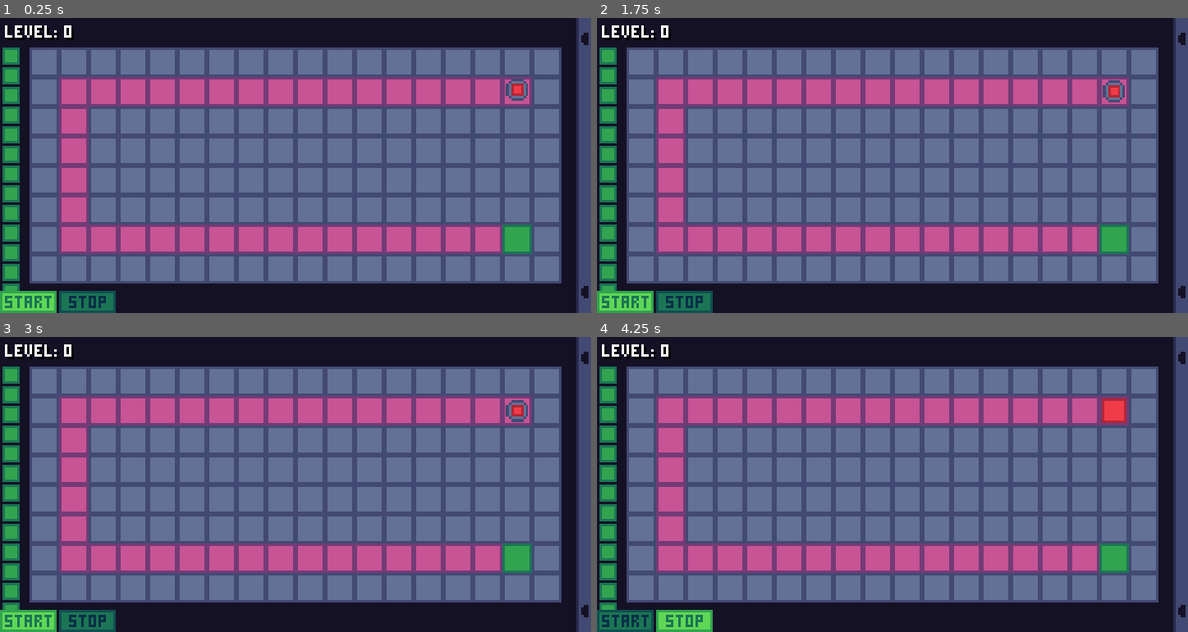
Above: before the commit, frames 1-4 (two rows, left to right).
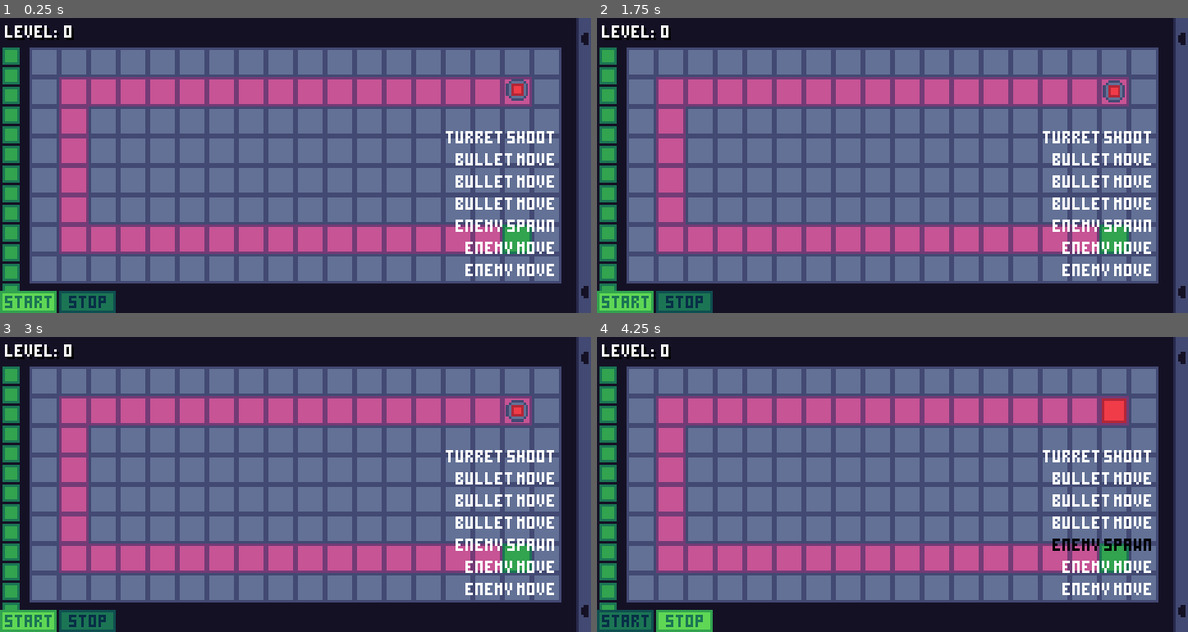
Above: after the commit, the same moments.

Repository: mariothedog/brackeys-game-jam
Game: Godot game, scene res://main/main.tscn
The game is run twice, just before and just after one commit, with the same random seed, the same clock (stepped at 60 frames per second) and the same inputs.
Inputs (mouse positions are in pixels of both pictures, inside the frame that each line leads up to):
- Up to frame 1 (0.25 s): no input
- Up to frame 2 (1.75 s): click (626, 301) at 0.5 s; click (685, 301) at 1.25 s
- Up to frame 3 (3 s): click (29, 620) at 2 s; click (88, 620) at 2.75 s
- Up to frame 4 (4.25 s): click (626, 620) at 3.5 s

The runs differ from the first frame. In frame 1, 2.4% of the frame differs, in the area x 75-94%, y 38-88%; in frame 2, 2.4%; in frame 3, 2.4%; in frame 4, 2.4%.

Commit message:
Add instructional step timing

Diff:
--- a/src/main/enemies.gd
+++ b/src/main/enemies.gd
@@ -12,7 +12,7 @@
 var _num_paths: int
 
 
-func update_enemy_positions() -> void:
+func move_enemies() -> void:
 	for enemy in get_children():
 		enemy.update_position_along_path()
 
--- a/src/main/main.gd
+++ b/src/main/main.gd
@@ -2,15 +2,31 @@
 
 const FORMAT_LEVEL_PATH := "res://levels/resources/level_%s.tres"
 const FORMAT_LEVEL_LABEL := "level: %s"
-const STEP_RATE := 1.0
-const ENEMY_MOVE_TO_TURRET_SHOOT_RATIO := 2
+
+enum StepTypes {
+	TURRET_SHOOT,
+	BULLET_MOVE,
+	ENEMY_SPAWN,
+	ENEMY_MOVE,
+}
+
+const STEPS := [
+	StepTypes.TURRET_SHOOT,
+	StepTypes.BULLET_MOVE,
+	StepTypes.BULLET_MOVE,
+	StepTypes.BULLET_MOVE,
+	StepTypes.ENEMY_SPAWN,
+	StepTypes.ENEMY_MOVE,
+	StepTypes.ENEMY_MOVE,
+]
 
 export var level_num := 1
 
+var num_enemies_left: int
+
 var _level_data: LevelData
-var _num_enemies_left: int
 var _num_enemies_dead := 0 setget _set_num_enemies_dead
-var _turn_num := 0
+var _step_index := 0
 
 onready var level: Level = $Level
 onready var enemies: Enemies = $Level/Enemies
@@ -24,11 +40,11 @@
 onready var item: Item = $HUDLayer/HUD/Inventory/ItemsMargin/Items/Item
 onready var start_button: TextureButton = $HUDLayer/HUD/Buttons/Start
 onready var stop_button: TextureButton = $HUDLayer/HUD/Buttons/Stop
-onready var step_delay: Timer = $StepDelay
+onready var step_timer: Timer = $Step
 
 
 func _ready() -> void:
-	step_delay.wait_time = STEP_RATE / ENEMY_MOVE_TO_TURRET_SHOOT_RATIO
+	hud.add_step_labels(StepTypes, STEPS)
 	_go_to_level(level_num)
 # warning-ignore:return_value_discarded
 	Signals.connect("start_pressed", self, "_start")
@@ -49,11 +65,11 @@
 			"ran_out_of_lives", self, "_force_stop", [], CONNECT_DEFERRED + CONNECT_ONESHOT
 		)
 	Global.is_running = true
-	step_delay.start()
+	step_timer.start()
 
 
 func _stop() -> void:
-	step_delay.stop()
+	step_timer.stop()
 	level.stop()
 	_reset()
 	Util.queue_free_children(enemies)
@@ -65,9 +81,10 @@
 
 
 func _reset() -> void:
-	_turn_num = 0
+	_step_index = 0
+	hud.highlight_step_labels(-1)
 	lives.num_lives = _level_data.num_lives
-	_num_enemies_left = _level_data.num_enemies
+	num_enemies_left = _level_data.num_enemies
 	_num_enemies_dead = 0
 
 
@@ -109,13 +126,37 @@
 	self._num_enemies_dead += 1
 
 
+func _get_valid_step() -> int:
+	var step: int
+	var is_valid := false
+	while not is_valid:
+		_step_index %= STEPS.size()
+		step = STEPS[_step_index]
+		match step:
+			StepTypes.ENEMY_SPAWN:
+				is_valid = num_enemies_left > 0
+			StepTypes.ENEMY_MOVE:
+				is_valid = enemies.get_child_count() > 0
+			StepTypes.BULLET_MOVE:
+				is_valid = bullets.get_child_count() > 0
+			StepTypes.TURRET_SHOOT:
+				is_valid = placed_turrets.get_child_count() > 0
+		if not is_valid:
+			_step_index += 1
+	return step
+
+
 func _on_StepDelay_timeout() -> void:
-	# The order that these methods are called in matters
-	enemies.update_enemy_positions()
-	if _num_enemies_left > 0:
-		_num_enemies_left -= 1
-		enemies.spawn_enemy()
-	if _turn_num % ENEMY_MOVE_TO_TURRET_SHOOT_RATIO == 0:
-		bullets.move_bullets()
-		turrets.shoot_turrets(bullets, level.cell_size)
-	_turn_num += 1
+	var step := _get_valid_step()
+	hud.highlight_step_labels(_step_index)
+	match step:
+		StepTypes.ENEMY_SPAWN:
+			num_enemies_left -= 1
+			enemies.spawn_enemy()
+		StepTypes.ENEMY_MOVE:
+			enemies.move_enemies()
+		StepTypes.BULLET_MOVE:
+			bullets.move_bullets()
+		StepTypes.TURRET_SHOOT:
+			turrets.shoot_turrets(bullets, level.cell_size)
+	_step_index += 1
--- a/src/main/main.tscn
+++ b/src/main/main.tscn
@@ -55,7 +55,8 @@
 [node name="HUDLayer" parent="." instance=ExtResource( 5 )]
 layer = 0
 
-[node name="StepDelay" type="Timer" parent="."]
+[node name="Step" type="Timer" parent="."]
+wait_time = 0.5
 [connection signal="enemy_exploded" from="Level/Enemies" to="." method="_on_Enemies_enemy_exploded"]
 [connection signal="enemy_reached_end_of_path" from="Level/Enemies" to="." method="_on_Enemies_enemy_reached_end_of_path"]
-[connection signal="timeout" from="StepDelay" to="." method="_on_StepDelay_timeout"]
+[connection signal="timeout" from="Step" to="." method="_on_StepDelay_timeout"]
--- a/src/ui/hud/hud.gd
+++ b/src/ui/hud/hud.gd
@@ -1,5 +1,7 @@
 class_name HUD
 extends Control
+
+const STEP_LABEL_SCENE := preload("res://ui/hud/steps/step_label.tscn")
 
 export var inv_pixels_visible_def := 1
 export var inv_slide_dur := 1.0
@@ -8,6 +10,7 @@
 
 onready var tween: Tween = $Tween
 onready var inventory: MarginContainer = $Inventory
+onready var step_labels: VBoxContainer = $StepLabelsMargin/StepLabels
 
 # Export variables get set after initialization so this must be onready
 onready var _inv_start_pos_x := Constants.WINDOW_WIDTH - inv_pixels_visible_def
@@ -16,6 +19,24 @@
 
 func _ready() -> void:
 	inventory.rect_position.x = _inv_start_pos_x
+
+
+func add_step_labels(step_types: Dictionary, steps: Array) -> void:
+	var step_names := step_types.keys()
+	for step in steps:
+		var step_name: String = step_names[step].to_lower()
+		var label: Label = STEP_LABEL_SCENE.instance()
+		label.text = step_name
+		step_labels.add_child(label)
+
+
+func highlight_step_labels(highlight_index: int) -> void:  # An invalid highlight_index will highlight nothing
+	for i in step_labels.get_child_count():
+		var label: Label = step_labels.get_child(i)
+		if i == highlight_index:
+			label.add_color_override("font_color", Color.black)
+		else:
+			label.add_color_override("font_color", Color.white)
 
 
 func slide_inventory_out() -> void:
--- a/src/ui/hud/hud.tscn
+++ b/src/ui/hud/hud.tscn
@@ -64,6 +64,27 @@
 margin_right = 29.0
 margin_bottom = 13.0
 
+[node name="StepLabelsMargin" type="MarginContainer" parent="HUD"]
+anchor_right = 1.0
+anchor_bottom = 1.0
+mouse_filter = 2
+custom_constants/margin_right = 15
+custom_constants/margin_bottom = 15
+__meta__ = {
+"_edit_use_anchors_": false
+}
+
+[node name="StepLabels" type="VBoxContainer" parent="HUD/StepLabelsMargin"]
+margin_left = 225.0
+margin_right = 225.0
+margin_bottom = 105.0
+mouse_filter = 2
+size_flags_horizontal = 8
+alignment = 2
+__meta__ = {
+"_edit_use_anchors_": false
+}
+
 [node name="Inventory" parent="HUD" instance=ExtResource( 1 )]
 anchor_left = 1.0
 anchor_right = 1.0
--- /dev/null
+++ b/src/ui/hud/steps/step_label.tscn
@@ -0,0 +1,12 @@
+[gd_scene load_steps=2 format=2]
+
+[ext_resource path="res://ui/fonts/sim_turrets.tres" type="DynamicFont" id=1]
+
+[node name="StepLabel" type="Label"]
+margin_left = -1.0
+margin_bottom = 5.0
+custom_fonts/font = ExtResource( 1 )
+align = 2
+__meta__ = {
+"_edit_use_anchors_": false
+}
